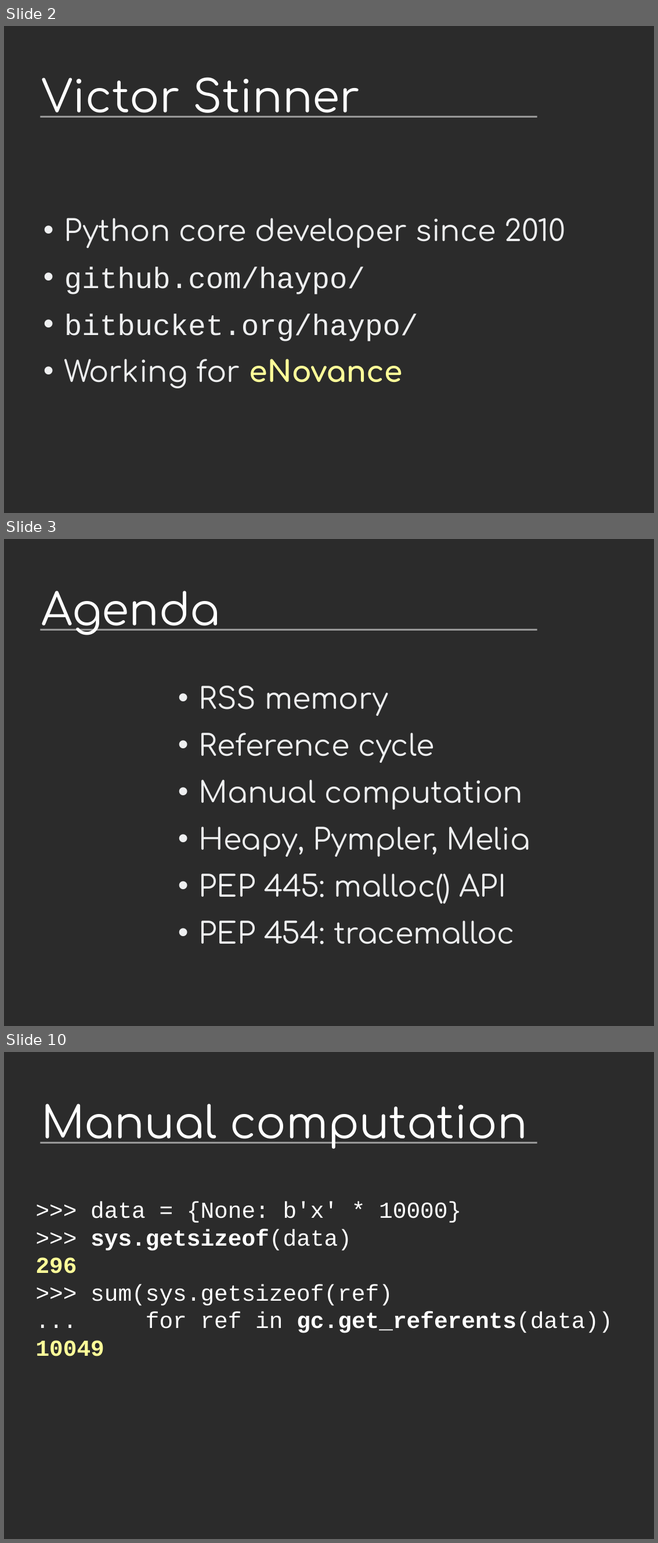
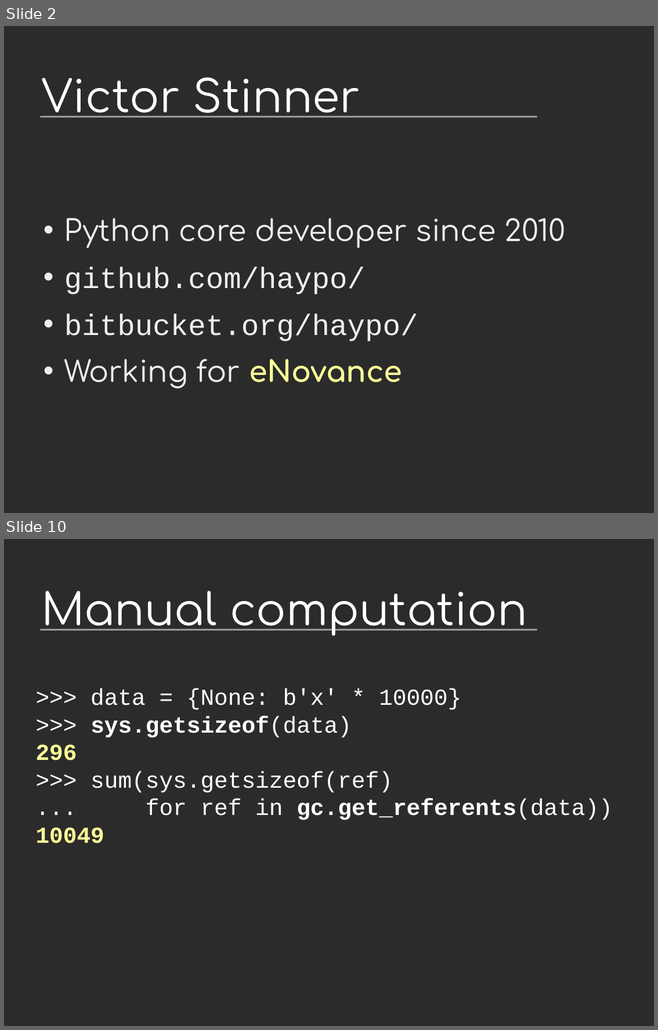
Before and after one commit to vstinner/talks, a slide deck: 2014-Pycon-Montreal/tracemalloc.odp. Shown one above the other, each under a label of ours: slides 2, 3 and 10 before the commit, slides 2 and 10 after it; the slides between them are not shown. The pictures are 658x1543 and 658x1030 pixels, drawn with LibreOffice and Linux fonts; fonts in the diff are those of the drawing; background and template pictures are left out; a plain dark background stands for a picture behind light text. Boxes give left, top, right and bottom in pixels: in the first picture for what was removed or moved away, otherwise in the second. Text is boxed around its words. In the diff, an @@ line names an element or a change of style, - is before the commit and + after.

Commit message:
tracemalloc 2014

```diff
--- a/2014-Pycon-Montreal/tracemalloc.odp
+++ b/2014-Pycon-Montreal/tracemalloc.odp
@@ slide 3 removed at [4,539,654,1026], background picture (left out); not listed: 1 template element that a slide beside it also shows @@
@@ title removed at [41,591,220,635] @@
-Agenda
@@ text removed at [199,686,530,944] @@
-• RSS memory
-• Reference cycle
-• Manual computation
-• Heapy, Pympler, Melia
-• PEP 445: malloc() API
-• PEP 454: tracemalloc
```
Also in this commit, not shown: 7 slides changed, 2 slides added, 1 other slide removed, 3 other files.
